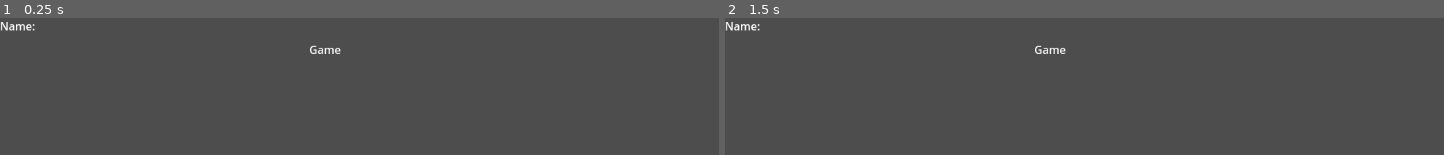
Above: before the commit, frames 1-2 (left to right).
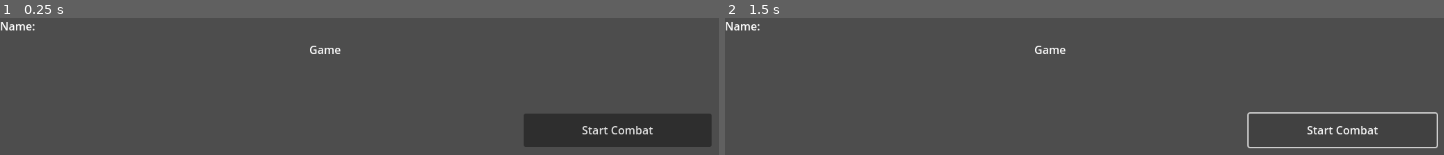
Above: after the commit, the same moments.

Repository: JuneauPlayz/idlemultiplayerexperiment
Game: Godot game, scene res://main scenes/main_menu.tscn
Two runs of this game, one before a commit and one after it. Both use one fixed random seed, a clock stepped at 60 frames per second and the inputs below. This scene is started directly instead of the project's main scene.
Inputs (mouse positions are in pixels of both pictures, inside the frame that each line leads up to):
- Up to frame 1 (0.25 s): no input
- Up to frame 2 (1.5 s): click (1343, 130) at 0.5 s, where only the run after the commit has a clickable "Start Combat"; click (1343, 130) at 1.25 s, where only the run after the commit has a clickable "Start Combat"

The runs differ from the first frame. In frame 1, 6.1% of the frame differs, in the area x 72-99%, y 70-95%; in frame 2, 1.0%.
Error in both runs: Invalid access to property or key 'account_name' on a base object of type 'null instance'. (res://main)

Commit message:
html

Diff:
--- a/main scenes/main_menu.gd
+++ b/main scenes/main_menu.gd
@@ -11,3 +11,7 @@
 # Called every frame. 'delta' is the elapsed time since the previous frame.
 func _process(delta: float) -> void:
 	pass
+
+
+func _on_button_pressed() -> void:
+	game.new_scene(game.COMBAT)
--- a/main scenes/main_menu.tscn
+++ b/main scenes/main_menu.tscn
@@ -16,3 +16,12 @@
 offset_right = 40.0
 offset_bottom = 23.0
 text = "Name: "
+
+[node name="Button" type="Button" parent="."]
+offset_left = 755.0
+offset_top = 138.0
+offset_right = 1026.0
+offset_bottom = 186.0
+text = "Start Combat"
+
+[connection signal="pressed" from="Button" to="." method="_on_button_pressed"]
--- a/scripts/game.gd
+++ b/scripts/game.gd
@@ -2,6 +2,7 @@
 
 const LOGIN_MENU = preload("res://main scenes/login_menu.tscn")
 const MAIN_MENU = preload("res://main scenes/main_menu.tscn")
+const COMBAT = preload("res://main scenes/combat.tscn")
 
 var current_scene
 var account_name = ""
Binary file added: IdleMultiplayerExperiment.apple-touch-icon.png
Binary file added: IdleMultiplayerExperiment.icon.png
Binary file added: IdleMultiplayerExperiment.png
Not shown, added: export_presets.cfg
Not shown, added: IdleMultiplayerExperiment.audio.position.worklet.js
Not shown, added: IdleMultiplayerExperiment.audio.worklet.js
Not shown, added: IdleMultiplayerExperiment.pck
Not shown, added: IdleMultiplayerExperiment.wasm
